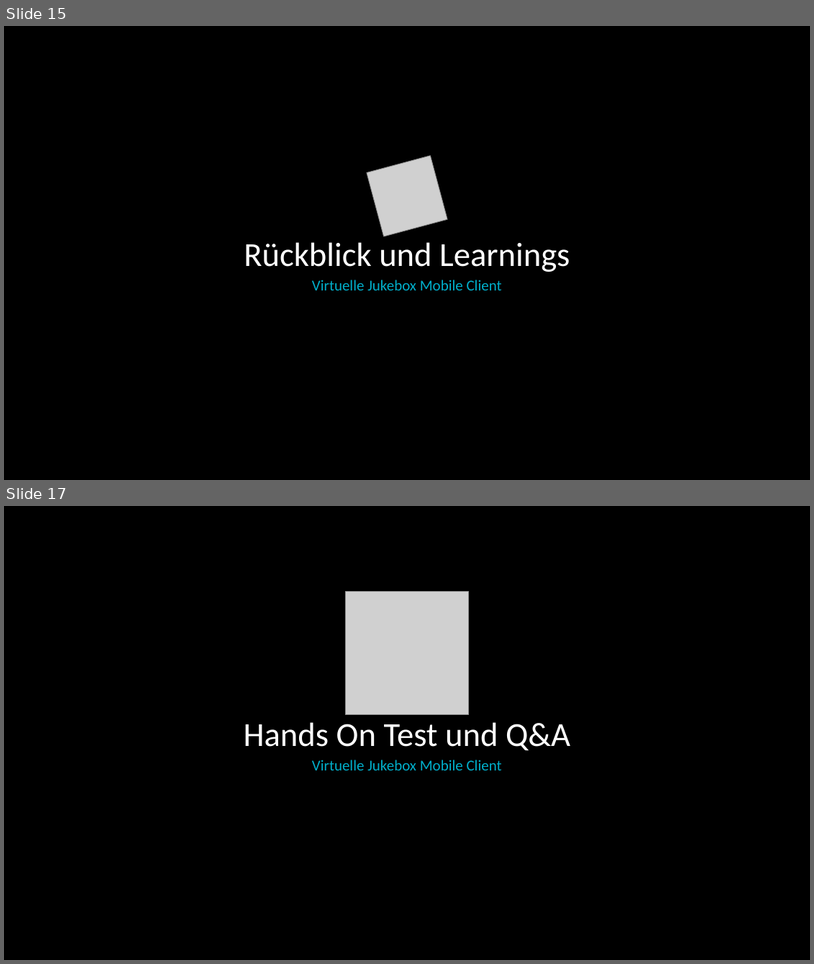
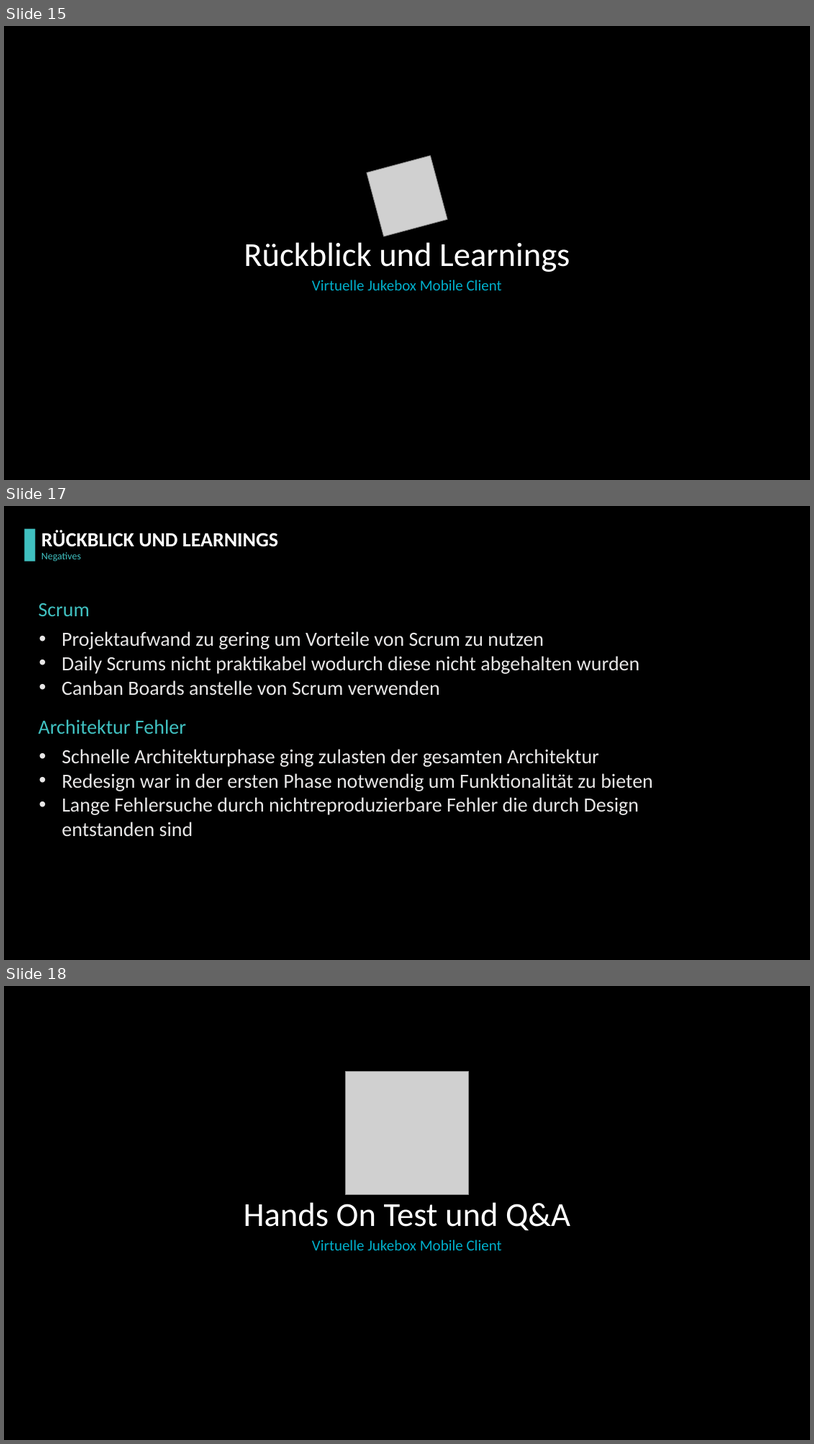
Before and after one commit to pagdot/Jukebox-App, a slide deck: doc/Mobile/Präsentation/Präsentation.pptx. Shown one above the other, each under a label of ours: slides 15 and 17 before the commit, slides 15, 17 and 18 after it; the slides between them are not shown. The pictures are 814x964 and 814x1444 pixels, drawn with LibreOffice and Linux fonts; fonts in the diff are those of the drawing; grey boxes stand for pictures; background and template pictures are left out. Boxes give left, top, right and bottom in pixels: in the first picture for what was removed or moved away, otherwise in the second. Text is boxed around its words. In the diff, an @@ line names an element or a change of style, - is before the commit and + after.

```diff
--- a/doc/Mobile/Präsentation/Präsentation.pptx
+++ b/doc/Mobile/Präsentation/Präsentation.pptx
@@ slide 17 added at [4, 506, 810, 960], background picture (left out) @@
@@ rectangle added at [25, 529, 36, 561], fill #40C0C0 @@
@@ text added at [41, 530, 278, 547], 24 pt, text #FFFFFF, bold @@
+RÜCKBLICK UND LEARNINGS
@@ text added at [41, 552, 81, 561], 12 pt, text #40C0C0 @@
+Negatives
@@ text added at [39, 603, 90, 616], 24 pt, text #40C0C0 @@
+Scrum
@@ text added at [62, 631, 640, 695], 24 pt, text #E7E6E6 @@
+• Projektaufwand zu gering um Vorteile von Scrum zu nutzen
+• Daily Scrums nicht praktikabel wodurch diese nicht abgehalten wurden
+• Canban Boards anstelle von Scrum verwenden
@@ text added at [39, 719, 186, 734], 24 pt, text #40C0C0 @@
+Architektur Fehler
@@ text added at [62, 749, 653, 836], 24 pt, text #E7E6E6 @@
+• Schnelle Architekturphase ging zulasten der gesamten Architektur
+• Redesign war in der ersten Phase notwendig um Funktionalität zu bieten
+• Lange Fehlersuche durch nichtreproduzierbare Fehler die durch Design
+entstanden sind
@@ what was slide 17 is now slide 18 @@
```
Also in this commit, not shown: 6 slides changed, 2 other slides added, 2 slides removed, 1 other file.
